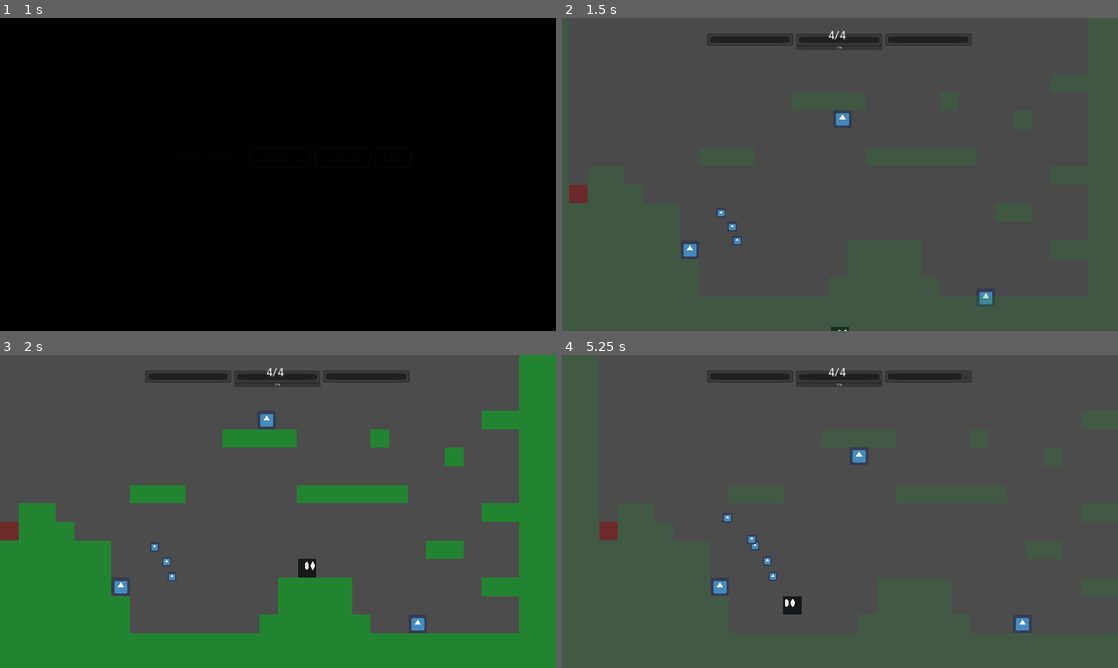
Above: before the commit, frames 1-4 (two rows, left to right).
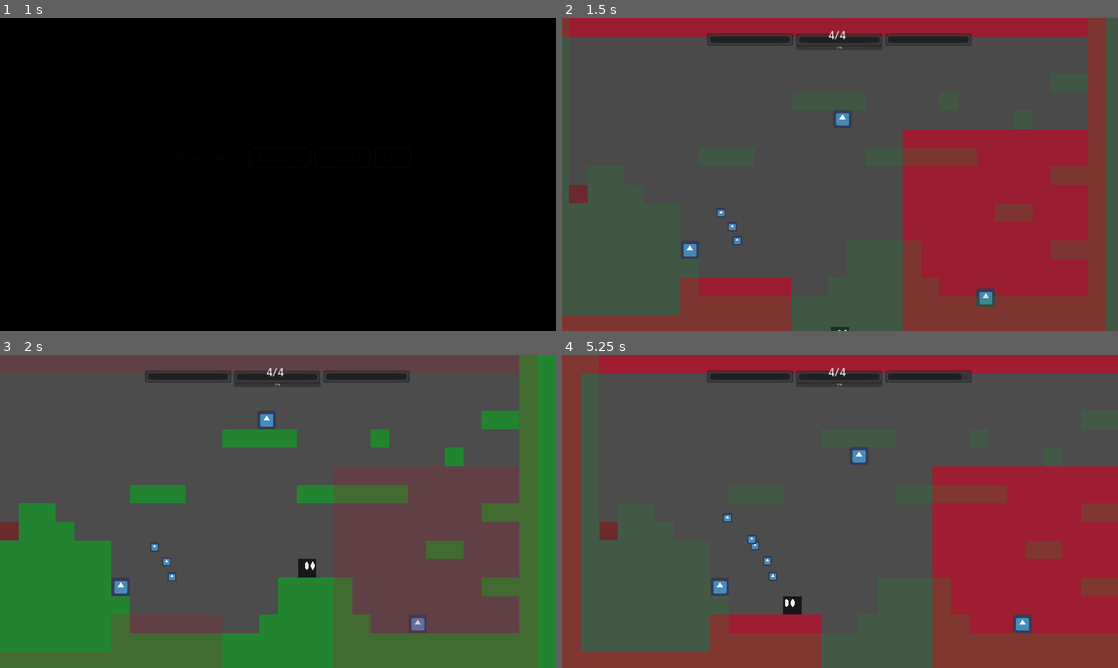
Above: after the commit, the same moments.

Repository: korvato-prime/hyperdimensional-knight
Game: Godot game, scene res://interface/TitleSceen.tscn
Two runs of this game, one before a commit and one after it. Both use one fixed random seed, a clock stepped at 60 frames per second and the inputs below. The engine's default icon, where the game draws it, is replaced by a stand-in: a white triangle on a blue panel in a dark square.
Inputs:
- Up to frame 1 (1 s): click "New Game" at 0.5 s
- Up to frame 2 (1.5 s): hold Right (ui_right) from 1.28 s (still down); tap Space (swap) at 1.35 s
- Up to frame 3 (2 s): keep holding Right (ui_right); tap Up (jump) at 1.52 s
- Up to frame 4 (5.25 s): release Right (ui_right) at 2.03 s; hold Down (ui_down) 2.03-2.78 s; tap Z (shoot) at 2.1 s; tap Up (jump) at 2.27, 3.77, 4.52 s; tap Space (swap) at 2.3, 2.85, 3.6, 4.55, 5.1 s; hold Right (ui_right) 2.78-4.28 s; hold Z (shoot) 4.28-5.03 s; hold Left (ui_left) from 4.28 s (still down)

Frame 1 is identical in both runs. In frame 2, 34% of the frame differs, in the area x 0-98%, y 0-100%; in frame 3, 13%; in frame 4, 35%, in the area x 0-100%, y 0-100%.

Commit message:
Update Level_1.gd

Diff:
--- a/levels/Level_1.gd
+++ b/levels/Level_1.gd
@@ -1,7 +1,11 @@
 extends Node2D
 
 func _ready():
-	$AlterDimension.hide()
+	#$AlterDimension.hide()
+	$AlterDimension.show()
+	$solids.modulate.a = 0.15
+	_on_dimension_swap()
+
 	$AlterDimension.set_collision_layer_bit(1,0)
 	$player.connect("dimension_swap", self, "_on_dimension_swap")
 
